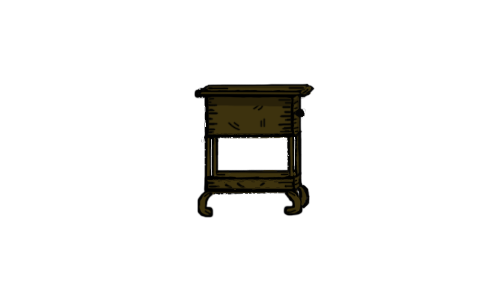
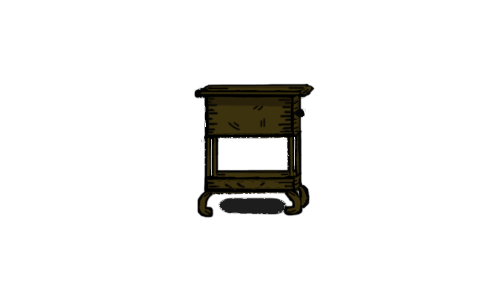
Layered file, before and after one edit (500x300). Changes by layer:
renamed "dolap" to "küçük komidin", painted on it over bbox(218, 197, 288, 215)
